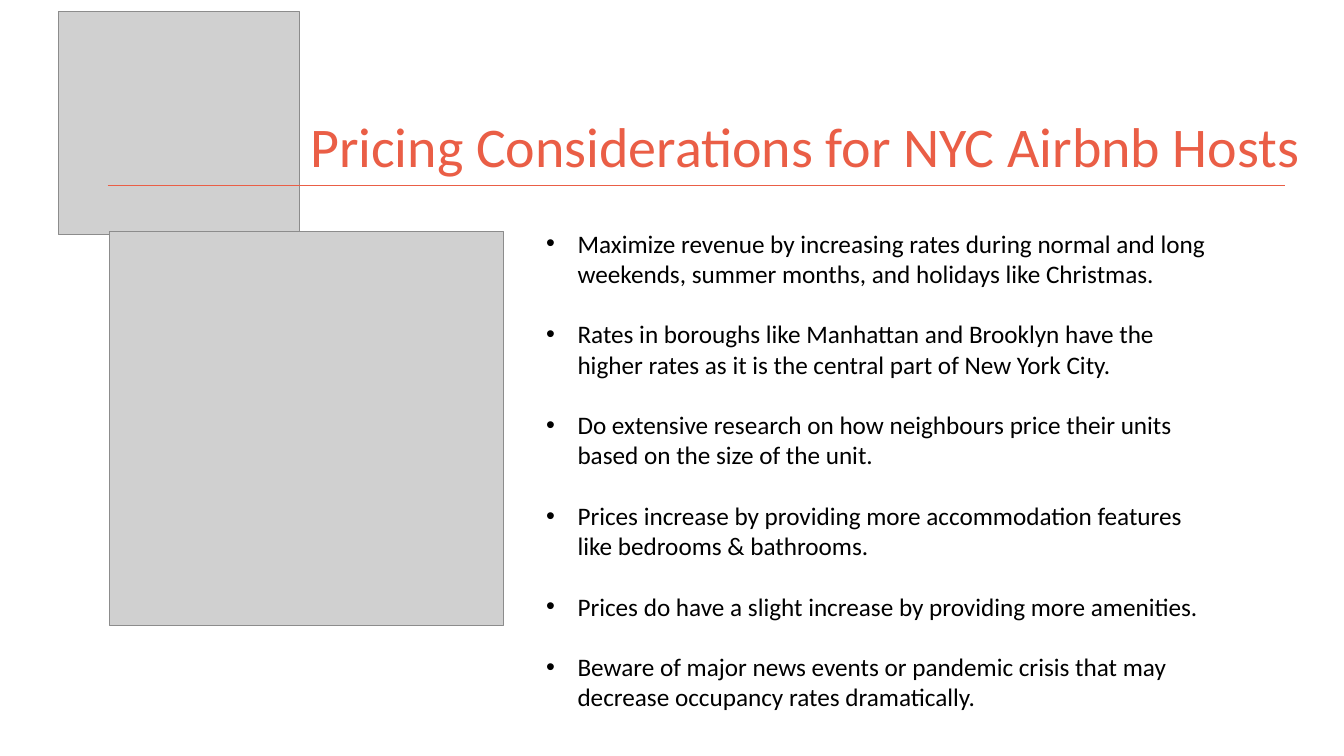
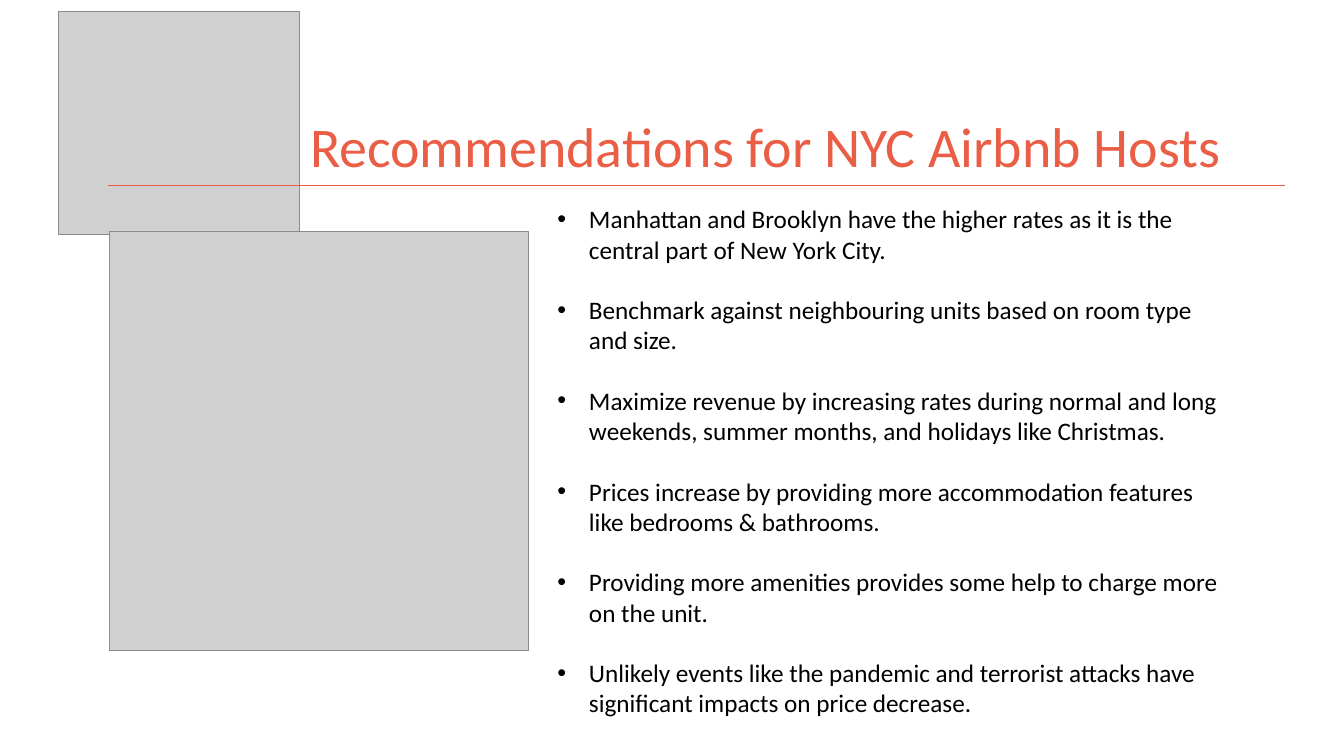
Before and after one commit to kman4/AirbnbPredictions, a slide deck: slide 20 of Airbnb Price Predictions (Model).pptx. Drawn at 1344x756 pixels with LibreOffice and Linux fonts; fonts in the diff are those of the drawing; grey boxes stand for pictures. Boxes give left, top, right and bottom in pixels: in the first picture for what was removed or moved away, otherwise in the second. Text is boxed around its words. In the diff, an @@ line names an element or a change of style, - is before the commit and + after.

Commit message:
update powerpoint

```diff
--- a/Airbnb Price Predictions (Model).pptx
+++ b/Airbnb Price Predictions (Model).pptx
@@ title at box(310, 128, 1220, 168): text changed @@
-Pricing Considerations for NYC Airbnb Hosts
+Recommendations for NYC Airbnb Hosts
@@ text "Manhattan and Brooklyn have the ...": place and size @@
-text "Manhattan and Brooklyn have the ..." at box(578, 235, 1205, 710)
+text "Manhattan and Brooklyn have the ..." at box(589, 210, 1217, 717)
@@ picture: place and size @@
-picture at box(109, 231, 503, 625)
+picture at box(109, 231, 528, 650)
@@ text at box(589, 210, 1192, 350): paragraphs added @@
+• Manhattan and Brooklyn have the higher rates as it is the central part of New York City.
+• Benchmark against neighbouring units based on room type and size.
@@ text at box(578, 325, 1171, 465): paragraphs removed @@
-• Rates in boroughs like Manhattan and Brooklyn have the higher rates as it is the central part of New York City.
-• Do extensive research on how neighbours price their units based on the size of the unit.
@@ text at box(589, 573, 1217, 717): text changed @@
-• Prices do have a slight increase by providing more amenities.
-• Beware of major news events or pandemic crisis that may decrease occupancy rates dramatically.
+• Providing more amenities provides some help to charge more on the unit.
+• Unlikely events like the pandemic and terrorist attacks have significant impacts on price decrease.
```
Also in this commit, not shown: 3 other slides changed.
